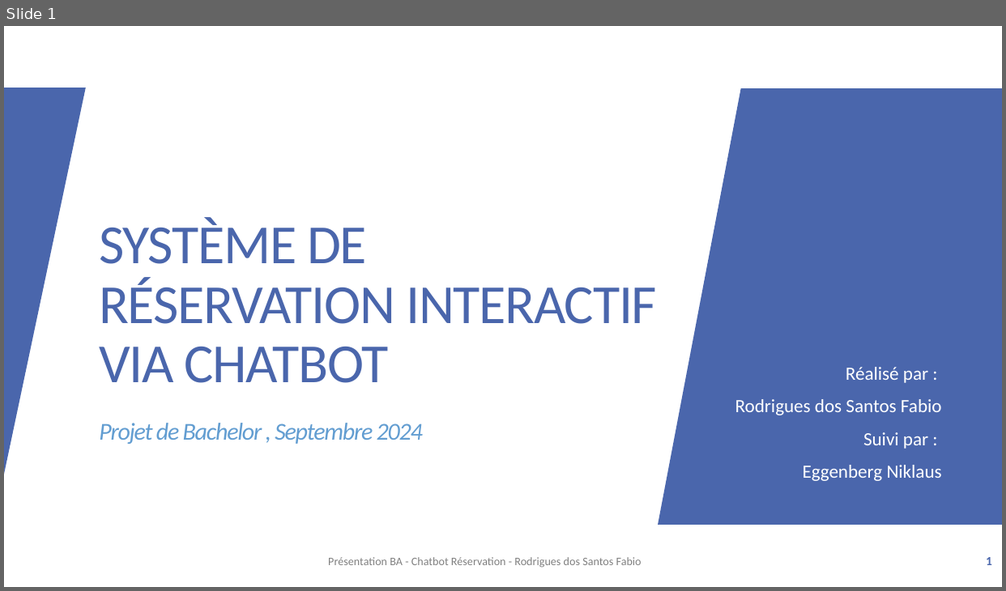
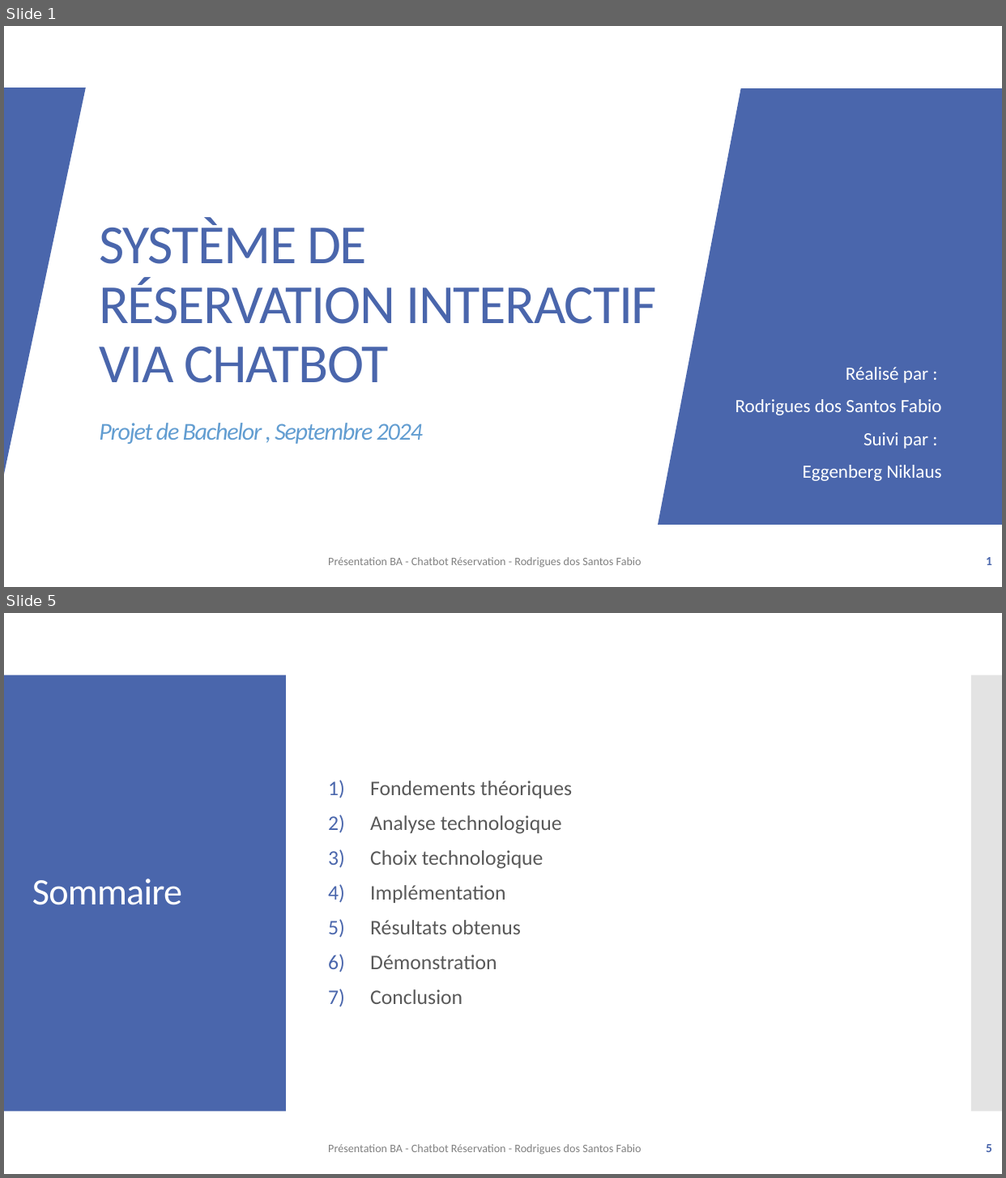
Before and after one commit to f-rdrgs/projet-bachelor, a slide deck: documentation/travail_bachelor/ISC_LOG_presentation_diplome_RodriguesDosSantosFabio_EggenbergNiklaus_2024.pptx. Shown one above the other, each under a label of ours: slide 1 before the commit, slides 1 and 5 after it; the slides between them are not shown. The pictures are 1006x591 and 1006x1178 pixels, drawn with LibreOffice and Linux fonts; fonts in the diff are those of the drawing. Boxes give left, top, right and bottom in pixels: in the first picture for what was removed or moved away, otherwise in the second. Text is boxed around its words. In the diff, an @@ line names an element or a change of style, - is before the commit and + after.

```diff
--- a/documentation/travail_bachelor/ISC_LOG_presentation_diplome_RodriguesDosSantosFabio_EggenbergNiklaus_2024.pptx
+++ b/documentation/travail_bachelor/ISC_LOG_presentation_diplome_RodriguesDosSantosFabio_EggenbergNiklaus_2024.pptx
@@ slide 5 added at [4,613,1002,1174], background #FFFFFF @@
@@ rectangle added at [4,675,286,1112], fill #4A66AC @@
@@ rectangle added at [971,675,1002,1112], fill #C8C8C8 at 50% opacity @@
@@ text added at [370,781,572,1004], 20 pt, text #595959 @@
+1) Fondements théoriques
+2) Analyse technologique
+3) Choix technologique
+4) Implémentation
+5) Résultats obtenus
+6) Démonstration
+7) Conclusion
@@ title added at [32,879,182,905], 36 pt, text #FFFFFF @@
+Sommaire
@@ text added at [328,1144,641,1155], 11 pt, text #808080 @@
+Présentation BA - Chatbot Réservation - Rodrigues dos Santos Fabio
@@ page number added at [986,1144,992,1152], 12 pt, text #4A66AC, bold @@
+5
```
Also in this commit, not shown: 1 slide changed, 2 other slides added, 1 other file.
